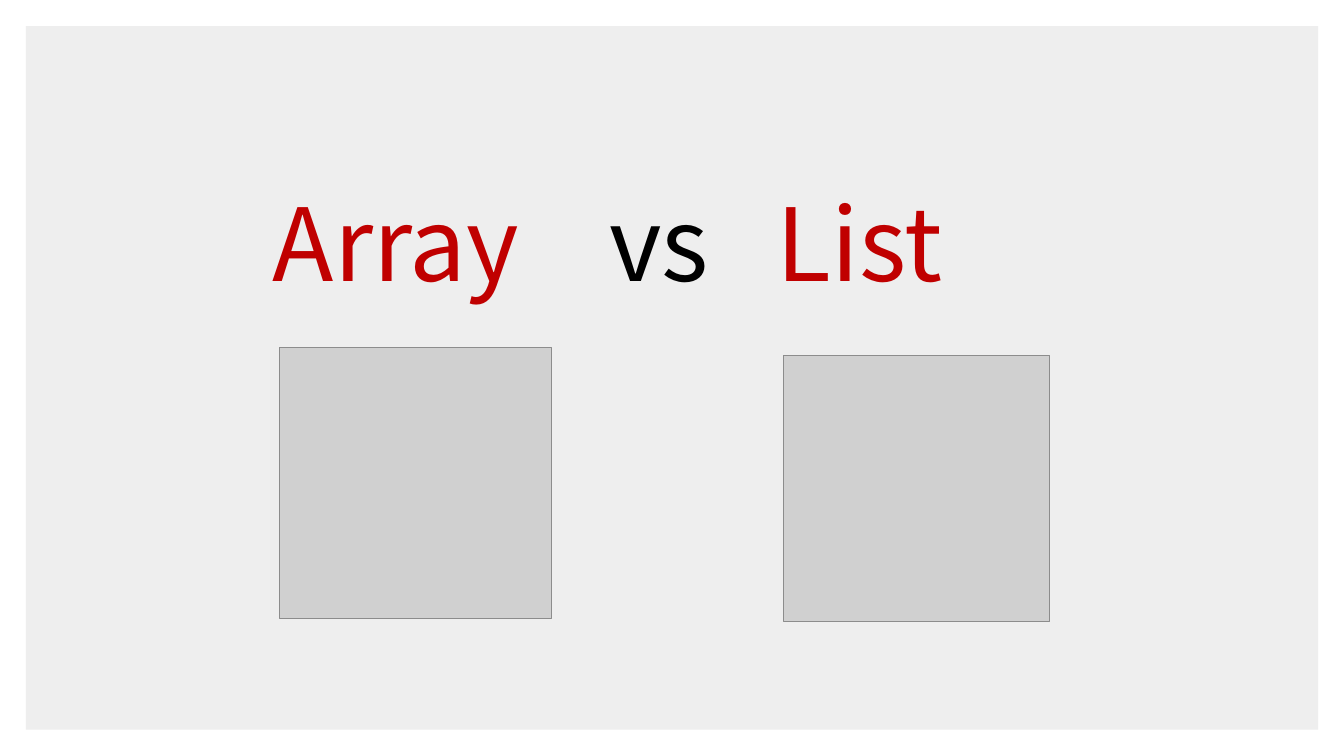
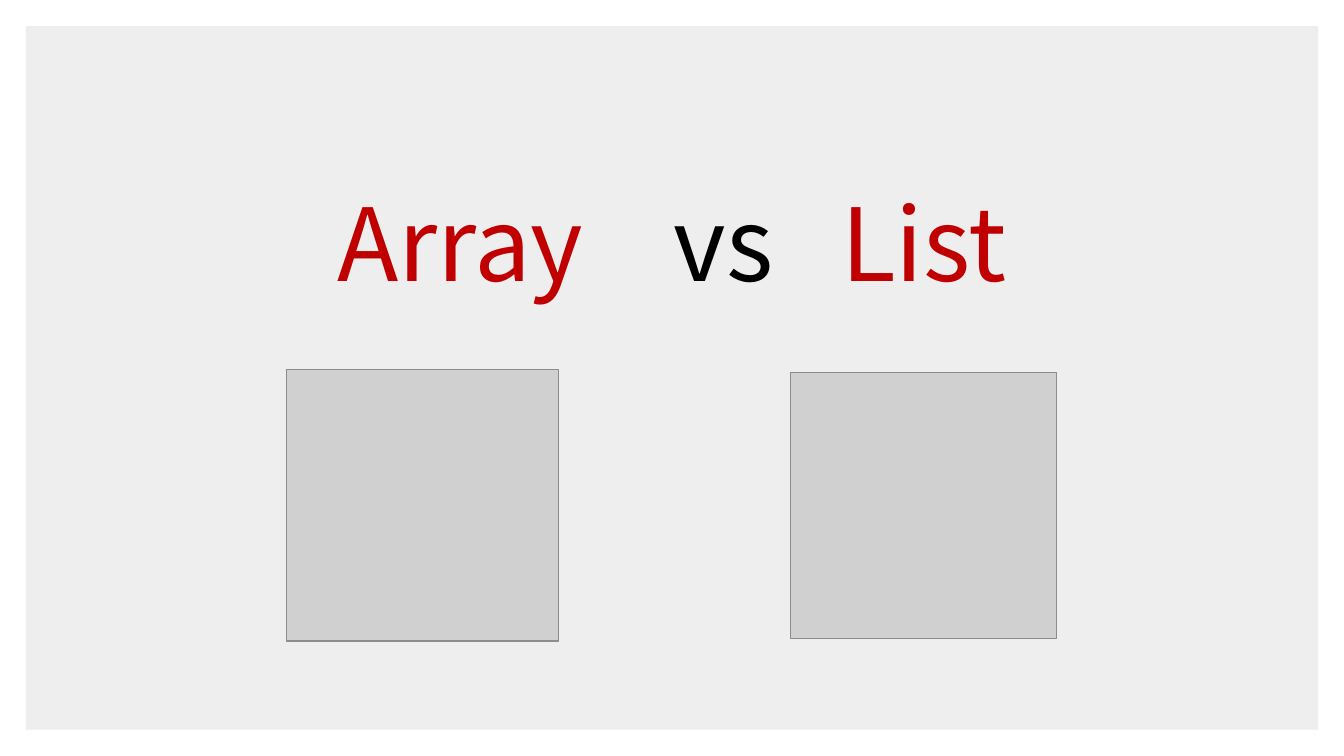
Before and after one commit to happydeveloper/data_structure, a slide deck: slide 4 of presentation/list.pptx. Drawn at 1344x756 pixels with LibreOffice and Linux fonts; fonts in the diff are those of the drawing; grey boxes stand for pictures. Boxes give left, top, right and bottom in pixels: in the first picture for what was removed or moved away, otherwise in the second. Text is boxed around its words. In the diff, an @@ line names an element or a change of style, - is before the commit and + after.

Commit message:
Array 추가

```diff
--- a/presentation/list.pptx
+++ b/presentation/list.pptx
@@ text "Array vs List": place and size @@
-text "Array vs List" at [273, 203, 942, 305]
+text "Array vs List" at [337, 203, 1006, 305]
@@ text "Array vs List" at [337, 203, 1006, 305]: alignment left to centre @@
@@ picture: place and size @@
-picture at [280, 348, 552, 619]
+picture at [287, 370, 559, 641]
@@ picture: place and size @@
-picture at [783, 355, 1050, 621]
+picture at [790, 372, 1057, 638]
```
Also in this commit, not shown: 19 other slides changed, 21 other files.
